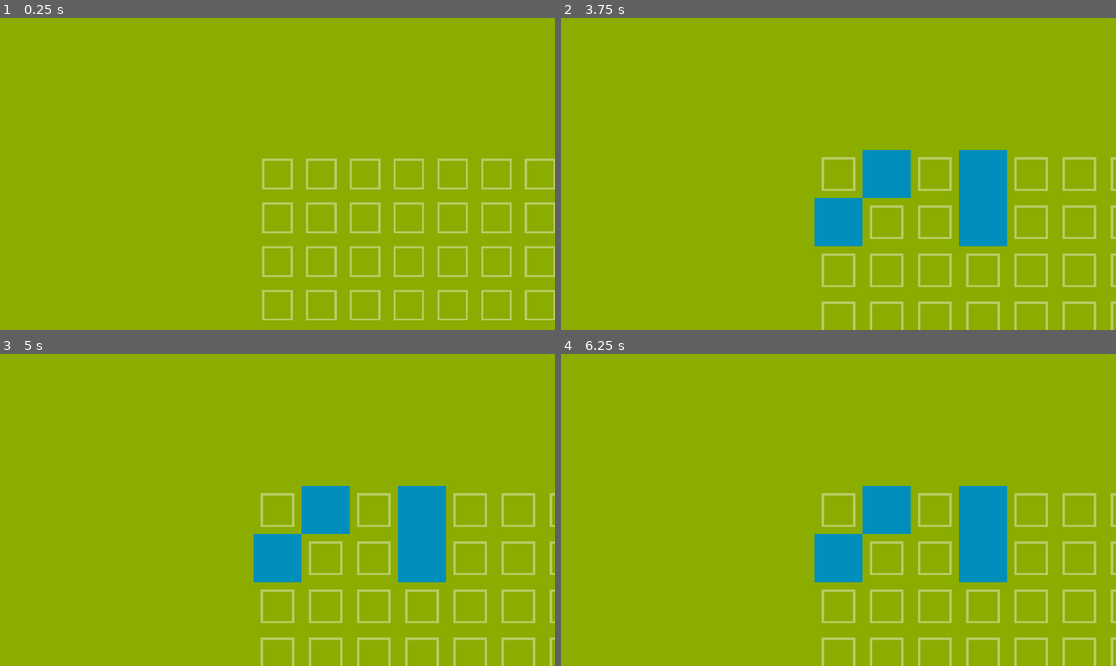
Above: before the commit, frames 1-4 (two rows, left to right).
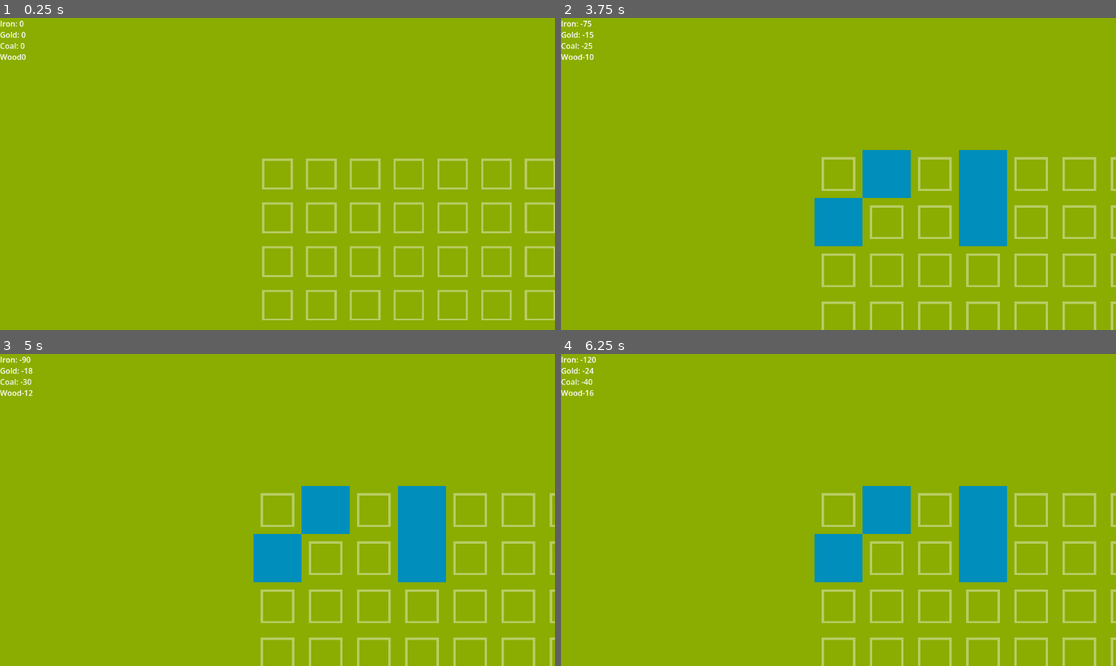
Above: after the commit, the same moments.

Repository: howarja/TowerDefenseGDD335
Game: Godot game, scene res://Scenes/main_scene.tscn
Same seed, same stepped clock (60 frames per second), same inputs: the game is played once before the commit and once after it.
Inputs (mouse positions are in pixels of both pictures, inside the frame that each line leads up to):
- Up to frame 1 (0.25 s): no input
- Up to frame 2 (3.75 s): tap Enter at 0.5, 2, 3.5 s; move the mouse to (960, 158) at 0.52 s; press the mouse at (960, 158) at 0.53 s; hold Right 0.53-1.28 s; tap Space at 1.25, 2.75 s; move the mouse to (727, 189) at 1.27 s; release the mouse at (727, 189) at 1.28 s; hold Down 1.28-2.03 s; click (727, 189) at 1.35 s; move the mouse to (894, 105) at 2.02 s; press the mouse at (894, 105) at 2.03 s; hold Right 2.03-2.78 s; tap Alt at 2.1 s; move the mouse to (810, 236) at 2.77 s; release the mouse at (810, 236) at 2.78 s; hold Up 2.78-3.53 s; tap Shift at 2.85 s; click (810, 236) at 3.05 s; move the mouse to (1005, 220) at 3.52 s; press the mouse at (1005, 220) at 3.53 s; hold Left from 3.53 s (still down)
- Up to frame 3 (5 s): keep holding Left; tap Space at 4.25 s; move the mouse to (111, 463) at 4.27 s; release the mouse at (111, 463) at 4.28 s; click (111, 463) at 4.35 s
- Up to frame 4 (6.25 s): move the mouse to (866, 510) at 5.02 s; release Left at 5.03 s; press the mouse at (866, 510) at 5.03 s; hold Down 5.03-5.78 s; tap Alt at 5.1 s; move the mouse to (755, 432) at 5.77 s; release the mouse at (755, 432) at 5.78 s; hold Right from 5.78 s (still down); tap Shift at 5.85 s; click (755, 432) at 6.05 s

The runs differ from the first frame. In frame 1, 0.2% of the frame differs, in the area x 0-5%, y 0-14%; in frame 2, 0.2%; in frame 3, 0.2%; in frame 4, 0.3%, in the area x 0-7%, y 0-14%.

Commit message:
Basis resource data

Diff:
--- /dev/null
+++ b/tower-defense-game-gdd-335/BuildingDatas/ShootingTower.tres
@@ -0,0 +1,23 @@
+[gd_resource type="Resource" script_class="BuildingData" format=3 uid="uid://iw8a16lqdq62"]
+
+[ext_resource type="PackedScene" uid="uid://btgmok1fl2jes" path="res://Scenes/Towers/ShootingTower.tscn" id="1_8riab"]
+[ext_resource type="Script" uid="uid://d08b2jyucj67r" path="res://Scripts/buildingData.gd" id="2_861hw"]
+[ext_resource type="Script" uid="uid://dpdumby43vmb1" path="res://Resources.gd" id="2_hpl4r"]
+
+[sub_resource type="Resource" id="Resource_k8inc"]
+script = ExtResource("2_hpl4r")
+iron = 15
+gold = 3
+coal = 5
+wood = 2
+metadata/_custom_type_script = "uid://dpdumby43vmb1"
+
+[resource]
+script = ExtResource("2_861hw")
+ironCost = 30
+goldCost = 5
+coalCost = 1
+woodCost = 2
+buildingScene = ExtResource("1_8riab")
+cost = SubResource("Resource_k8inc")
+metadata/_custom_type_script = "uid://d08b2jyucj67r"
--- /dev/null
+++ b/tower-defense-game-gdd-335/Resources.gd
@@ -0,0 +1,13 @@
+extends Resource
+class_name Resources
+
+@export var iron: int = 0;
+@export var gold: int = 0;
+@export var coal: int = 0;
+@export var wood: int = 0;
+
+func _costResources(cost: Resources):
+	iron -= cost.iron;
+	gold -= cost.gold;
+	coal -= cost.coal;
+	wood -= cost.wood;
--- a/tower-defense-game-gdd-335/Scenes/main_scene.tscn
+++ b/tower-defense-game-gdd-335/Scenes/main_scene.tscn
@@ -3,6 +3,10 @@
 [ext_resource type="Script" uid="uid://cgtwdjqauqmrc" path="res://Scripts/Level.gd" id="1_52fb6"]
 [ext_resource type="Script" uid="uid://2tf72ya0pj8j" path="res://Scripts/cam.gd" id="2_6l7je"]
 [ext_resource type="Script" uid="uid://dvj0argxxil82" path="res://Scripts/enemy_manager.gd" id="3_jv6wh"]
+[ext_resource type="Script" uid="uid://cu5hpviry8edp" path="res://Scripts/player_manager.gd" id="4_iacmt"]
+[ext_resource type="PackedScene" uid="uid://cttxol4pj5v53" path="res://Scenes/ui.tscn" id="5_6ev3c"]
+[ext_resource type="Resource" uid="uid://iw8a16lqdq62" path="res://BuildingDatas/ShootingTower.tres" id="5_maf8m"]
+[ext_resource type="Script" uid="uid://duu0e2cpaind6" path="res://ui.gd" id="6_6ev3c"]
 
 [node name="MainScene" type="Node2D" unique_id=1004797404]
 script = ExtResource("1_52fb6")
@@ -14,3 +18,10 @@
 
 [node name="EnemyManager" type="Node2D" parent="." unique_id=557131222]
 script = ExtResource("3_jv6wh")
+
+[node name="PlayerManager" type="Node2D" parent="." unique_id=1572353153]
+script = ExtResource("4_iacmt")
+selectedBuilding = ExtResource("5_maf8m")
+
+[node name="UI" parent="." unique_id=1517868707 instance=ExtResource("5_6ev3c")]
+script = ExtResource("6_6ev3c")
--- /dev/null
+++ b/tower-defense-game-gdd-335/Scenes/ui.tscn
@@ -0,0 +1,11 @@
+[gd_scene format=3 uid="uid://cttxol4pj5v53"]
+
+[node name="UI" type="CanvasLayer" unique_id=1517868707]
+
+[node name="ResourceText" type="RichTextLabel" parent="." unique_id=1073412433]
+offset_right = 609.0
+offset_bottom = 109.0
+text = "Iron:
+Gold:
+Coal:
+Wood:"
--- a/tower-defense-game-gdd-335/Scripts/Level.gd
+++ b/tower-defense-game-gdd-335/Scripts/Level.gd
@@ -6,10 +6,7 @@
 
 @export var tileSize = 97;
 @onready var tile = preload("res://Scenes/Towers/tile.tscn");
-@onready var emptyTower = preload("res://Scenes/Towers/emptyBuilding.tscn");
 @onready var centralBuilding = preload("res://Scenes/Towers/centralBuilding.tscn");
-@onready var shootingTower = preload("res://Scenes/Towers/ShootingTower.tscn");
-
 @onready var enemyManger = $EnemyManager;
 
 func _ready() -> void:
@@ -40,8 +37,6 @@
 	newTile.position = Vector2(x*tileSize, y*tileSize);
 	return newTile;
 
-func _input(event: InputEvent) -> void:
-	# Spawn a building when the mouse is clicked
-	if event.is_action_pressed("Primary"):
-		var mousePos = (get_global_mouse_position()+Vector2.ONE*tileSize/2)/tileSize;
-		replaceTile(mousePos, shootingTower);
+func placeBuilding(building):
+	var mousePos = (get_global_mouse_position()+Vector2.ONE*tileSize/2)/tileSize;
+	replaceTile(mousePos, building);
--- /dev/null
+++ b/tower-defense-game-gdd-335/Scripts/buildingData.gd
@@ -0,0 +1,9 @@
+extends Resource
+class_name BuildingData
+
+@export var ironCost: int = 0;
+@export var goldCost: int = 0;
+@export var coalCost: int = 0;
+@export var woodCost: int = 0;
+@export var buildingScene: PackedScene;
+@export var cost: Resources;
--- /dev/null
+++ b/tower-defense-game-gdd-335/Scripts/player_manager.gd
@@ -0,0 +1,19 @@
+extends Node2D
+
+var resources: Resources = Resources.new();
+
+@onready var level = $"..";
+@onready var ui = $"../UI";
+
+@export var selectedBuilding: BuildingData;
+
+func _ready() -> void:
+	Globals.playerManager = self;
+	ui.updateResourceText(resources);
+
+func _input(event: InputEvent) -> void:
+	# Spawn a building when the mouse is clicked
+	if event.is_action_pressed("Primary"):
+		level.placeBuilding(selectedBuilding.buildingScene);
+		resources._costResources(selectedBuilding.cost);
+		ui.updateResourceText(resources);
--- /dev/null
+++ b/tower-defense-game-gdd-335/globals.gd
@@ -0,0 +1,3 @@
+extends Node
+
+var playerManager;
--- a/tower-defense-game-gdd-335/project.godot
+++ b/tower-defense-game-gdd-335/project.godot
@@ -13,6 +13,10 @@
 config/name="TowerDefenseGameGDD335"
 run/main_scene="uid://d2osb17w38dcu"
 config/features=PackedStringArray("4.6", "Forward Plus")
+
+[autoload]
+
+Globals="*uid://b560ld7udebt7"
 
 [dotnet]
 
--- /dev/null
+++ b/tower-defense-game-gdd-335/ui.gd
@@ -0,0 +1,5 @@
+extends CanvasLayer
+
+func updateResourceText(resources: Resources):
+	var newText: String = "Iron: " + str(resources.iron) + "\nGold: " + str(resources.gold) + "\nCoal: " + str(resources.coal) + "\nWood" + str(resources.wood);
+	$ResourceText.text = newText;
Not shown, added: tower-defense-game-gdd-335/Resources.gd.uid
Not shown, added: tower-defense-game-gdd-335/Scripts/buildingData.gd.uid
Not shown, added: tower-defense-game-gdd-335/Scripts/player_manager.gd.uid
Not shown, added: tower-defense-game-gdd-335/globals.gd.uid
Not shown, added: tower-defense-game-gdd-335/ui.gd.uid
Not shown, added: tower-defense-game-gdd-335/addons/godot_super-wakatime/ouch-x86_64-pc-windows-msvc.exe
